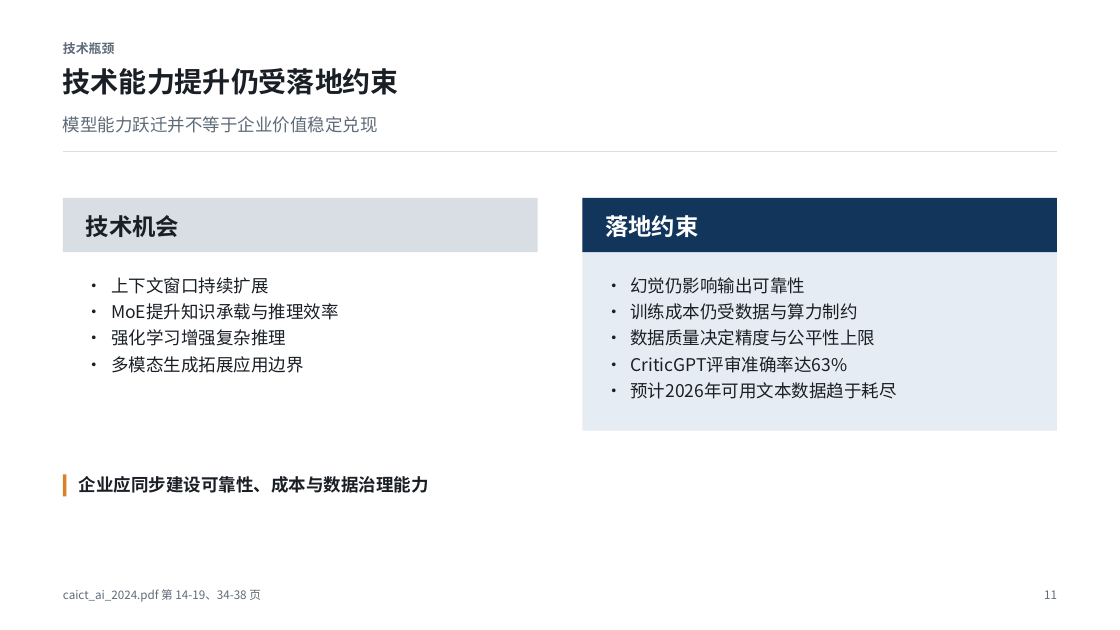
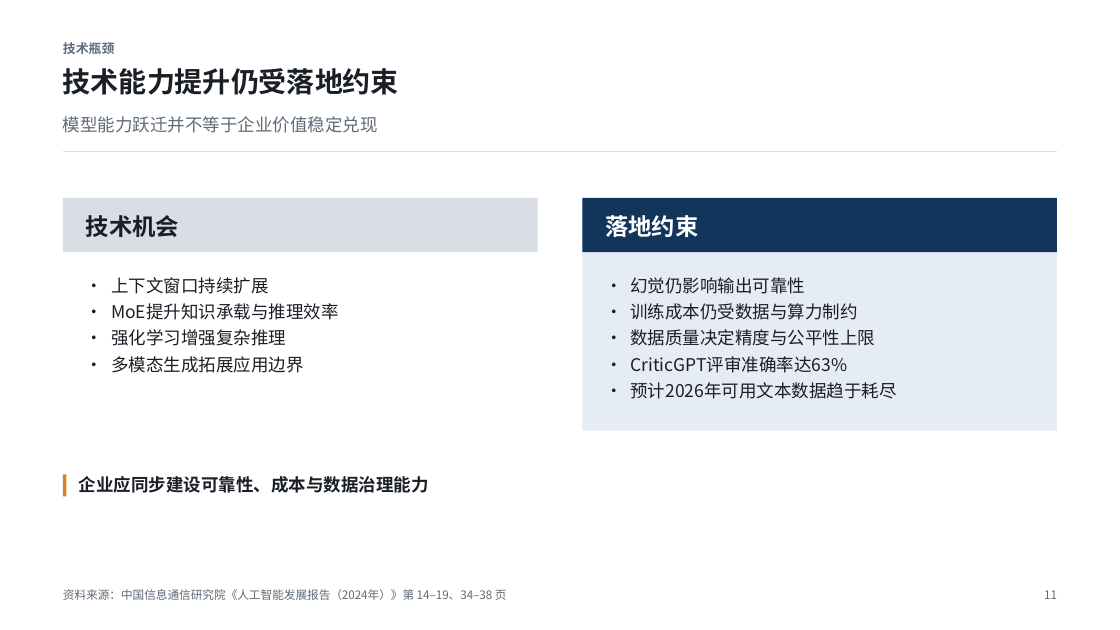
Before and after one commit to Liyilin66/ppt-agent, a slide deck: slide 11 of examples/caict-2024-sample.pptx. Drawn at 1120x630 pixels with LibreOffice and Linux fonts; fonts in the diff are those of the drawing. Boxes give left, top, right and bottom in pixels: in the first picture for what was removed or moved away, otherwise in the second. Text is boxed around its words. In the diff, an @@ line names an element or a change of style, - is before the commit and + after.

Commit message:
Show citations as report names instead of raw filenames
Footers named the uploaded file ("caict_ai_2024.pdf 第 7-13 页"), card
citations scaled up with sparse body text in accent blue, and the same page
was repeated on every card. On a management deck that reads as machine output.

Display only changes; validation still matches the uploaded filenames.
- Report names come from the document itself (PDF cover lines, DOCX title,
  Markdown heading); a cleaned filename stem is shown when nothing is found.
- Footer: "资料来源：issuer《title》第 7–13 页", one mention per report with its
  pages merged; it shortens in steps (issuer, then web titles, then sites
  only) against a measured one-line width instead of clipping mid-title.
- Card refs show only the page when the footer already names the report, use
  a fixed small muted caption, and are dropped when every card cites the
  same page.

The README sample was re-typeset from its cached content with no model or
search calls; its degraded pages are unchanged (3, 5, 18, 19).

Tested: uv run pytest (1699 passed); PowerPoint export of the sample and of
the MCP validation deck, longest footers checked on one line.

```diff
--- a/examples/caict-2024-sample.pptx
+++ b/examples/caict-2024-sample.pptx
@@ text at [63,589,507,600]: text changed @@
-caict_ai_2024.pdf 第 14-19、34-38 页
+资料来源：中国信息通信研究院《人工智能发展报告（2024年）》第 14–19、34–38 页
```
Also in this commit, not shown: 16 other slides changed, 8 other files.
